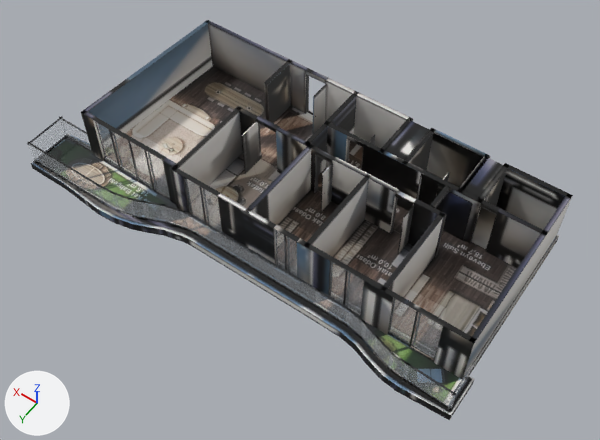
What one commit did to the glTF model _bake/glb/kent-51/model.glb.
One viewpoint serves both versions: a 50 mm lens placed at (-11.75, 15.68, 23.78), pointed at (-1.0, 0.64, 0.14). Arrows for +X, +Y and +Z are at lower left; the lights stay in place. The picture after the commit comes second. Where no turn or scale is listed for an object, it has been applied to the vertices. Vertices at exactly the same position are counted once.
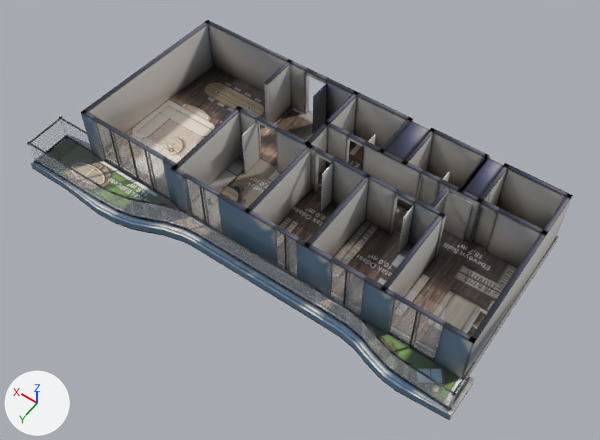
Changed parts and their boxes (x1, y1, x2, y2) in the pictures (600 x 440 px):
part 1 of me_mesh_0, reshaped
    before: (64, 66, 559, 420)
    after: (77, 153, 281, 208)
part 2 of me_mesh_0, surface changed
    both: (31, 21, 571, 419)

The change, as a diff of the scene's bpy script:
```diff
--- a/_bake/glb/kent-51/model.glb.py
+++ b/_bake/glb/kent-51/model.glb.py
@@ me_mesh_0 @@
 # used by ob_mesh_0; location = (-9.12, 4.43, -0.36)
-me_mesh_0.from_pydata(...)  # 3784 vertices, 6958 faces; spans x 0.0..18.2, y -8.7..0.0, z 0.0..2.6
+me_mesh_0.from_pydata(...)  # 2910 vertices, 5210 faces; spans x 0.0..18.2, y -8.7..0.0, z 0.0..2.6
+# me_mesh_0 part 1: 6 vertices moved within x 2.7..12.0, y -6.7..-1.8, z 0.4; 874 vertices removed from x 0.2..16.6, y -8.7..-1.6, z 0.0..0.4
+# me_mesh_0 part 2: 1770 kept faces spanning x 0.0..18.2, y -8.7..0.0, z 0.0..2.6 get new texture (UV) coordinates
 me_mesh_0.materials.append(mat_baked)
```
